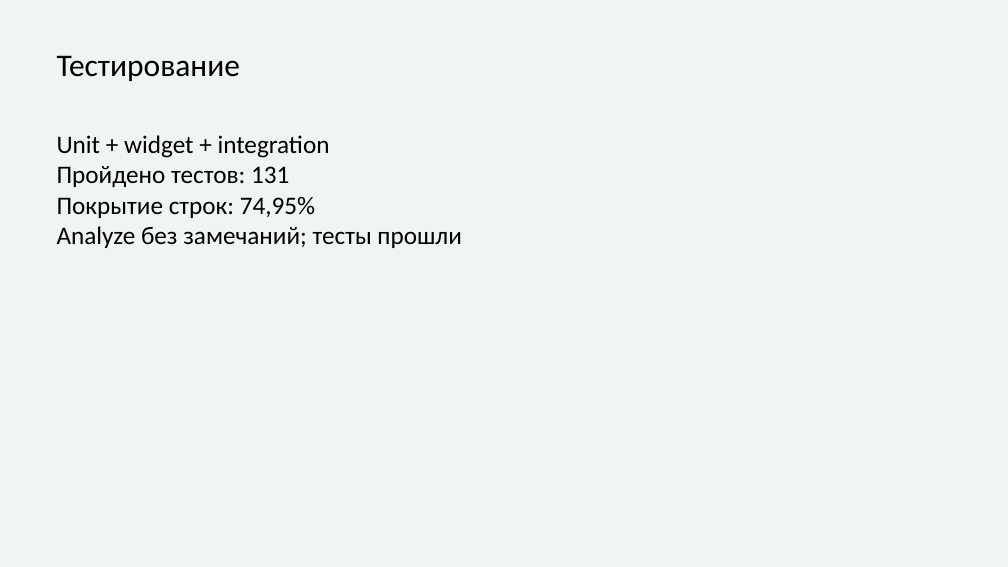
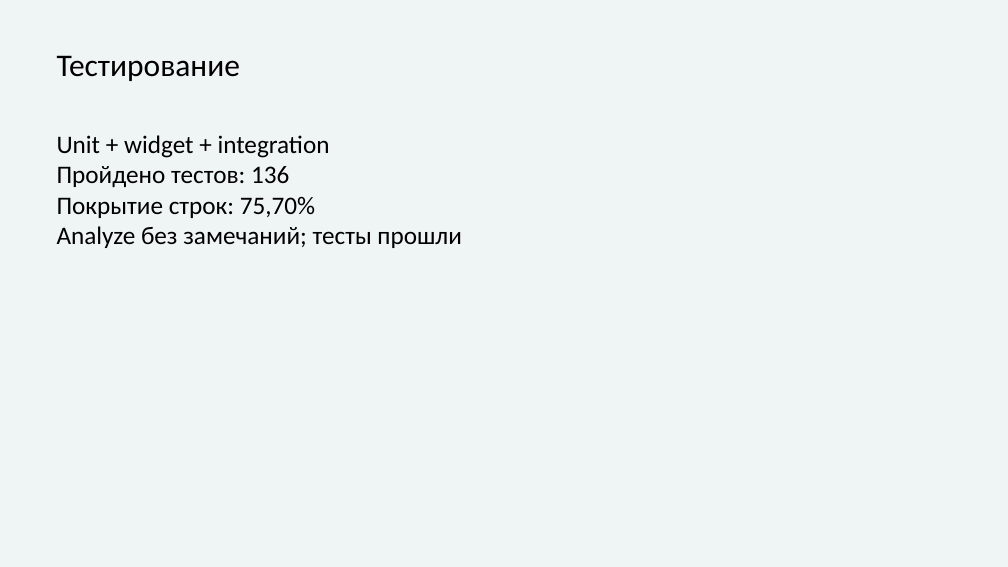
Before and after one commit to yerkesha-A/air-quality-monitor, a slide deck: slide 9 of docs/rk2/RK2_PRESENTATION.pptx. Drawn at 1008x567 pixels with LibreOffice and Linux fonts; fonts in the diff are those of the drawing. Boxes give left, top, right and bottom in pixels: in the first picture for what was removed or moved away, otherwise in the second. Text is boxed around its words. In the diff, an @@ line names an element or a change of style, - is before the commit and + after.

```diff
--- a/docs/rk2/RK2_PRESENTATION.pptx
+++ b/docs/rk2/RK2_PRESENTATION.pptx
@@ text at (57,166,315,218): text changed @@
-Пройдено тестов: 131
-Покрытие строк: 74,95%
+Пройдено тестов: 136
+Покрытие строк: 75,70%
```
Also in this commit, not shown: 23 other files.
